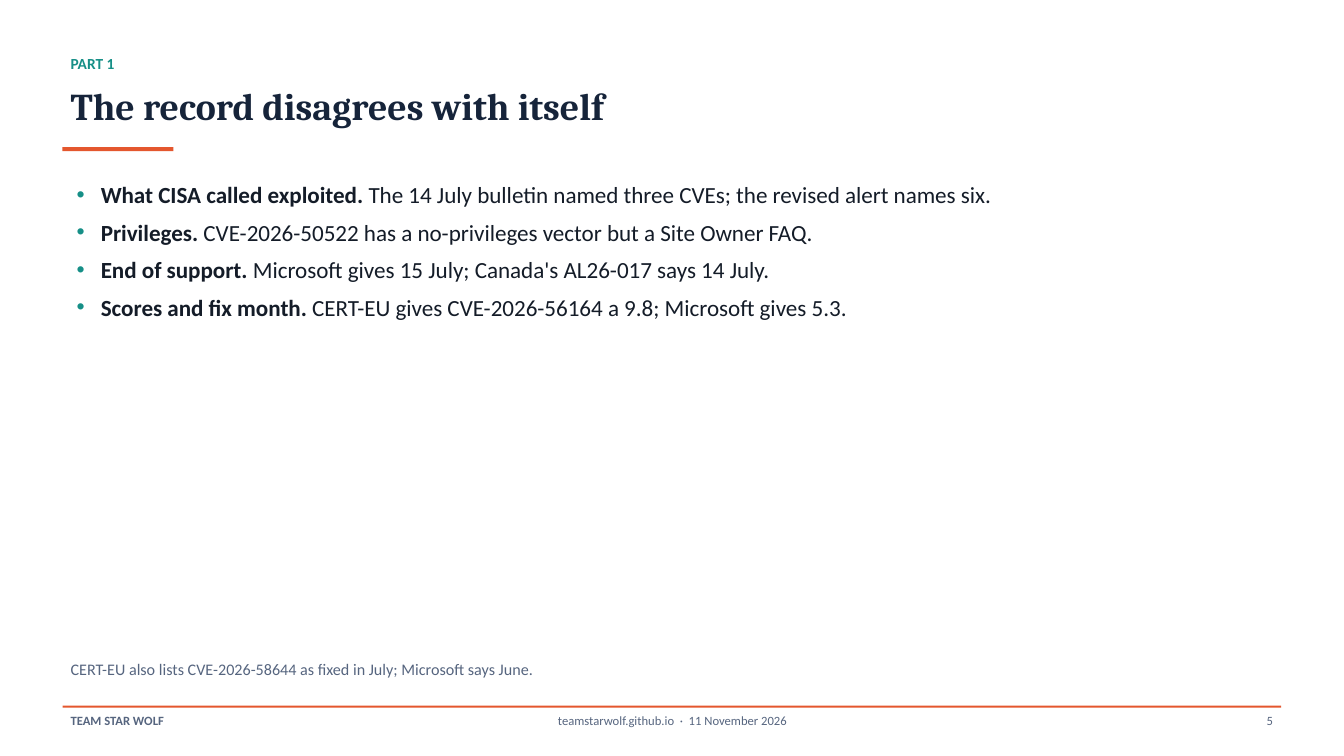
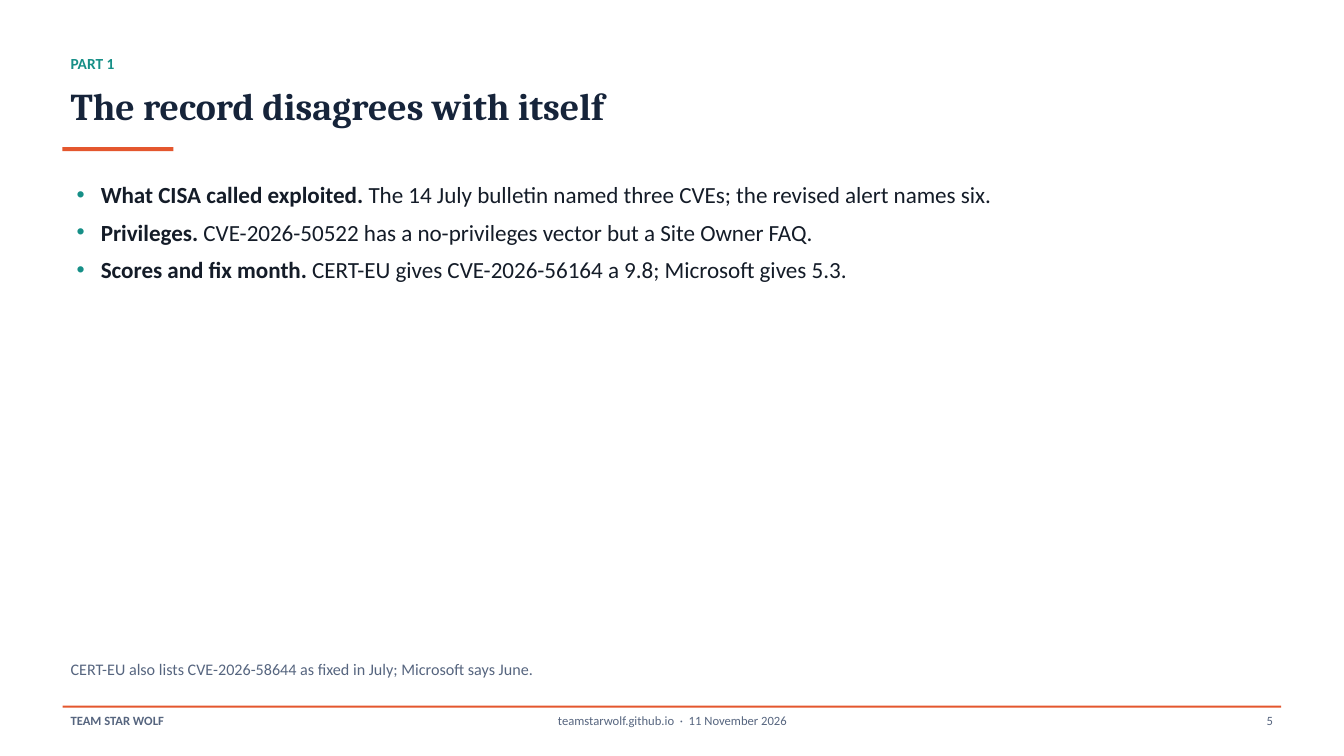
Before and after one commit to TeamStarWolf/TeamStarWolf, a slide deck: slide 5 of case-studies/slides/SharePoint_2026_Exploitation_Case_Study.pptx. Drawn at 1344x756 pixels with LibreOffice and Linux fonts; fonts in the diff are those of the drawing. Boxes give left, top, right and bottom in pixels: in the first picture for what was removed or moved away, otherwise in the second. Text is boxed around its words. In the diff, an @@ line names an element or a change of style, - is before the commit and + after.

```diff
--- a/case-studies/slides/SharePoint_2026_Exploitation_Case_Study.pptx
+++ b/case-studies/slides/SharePoint_2026_Exploitation_Case_Study.pptx
@@ text at [101,261,769,282]: paragraph removed @@
-• End of support. Microsoft gives 15 July; Canada's AL26-017 says 14 July.
```
Also in this commit, not shown: 3 other slides changed, 7 other files.
